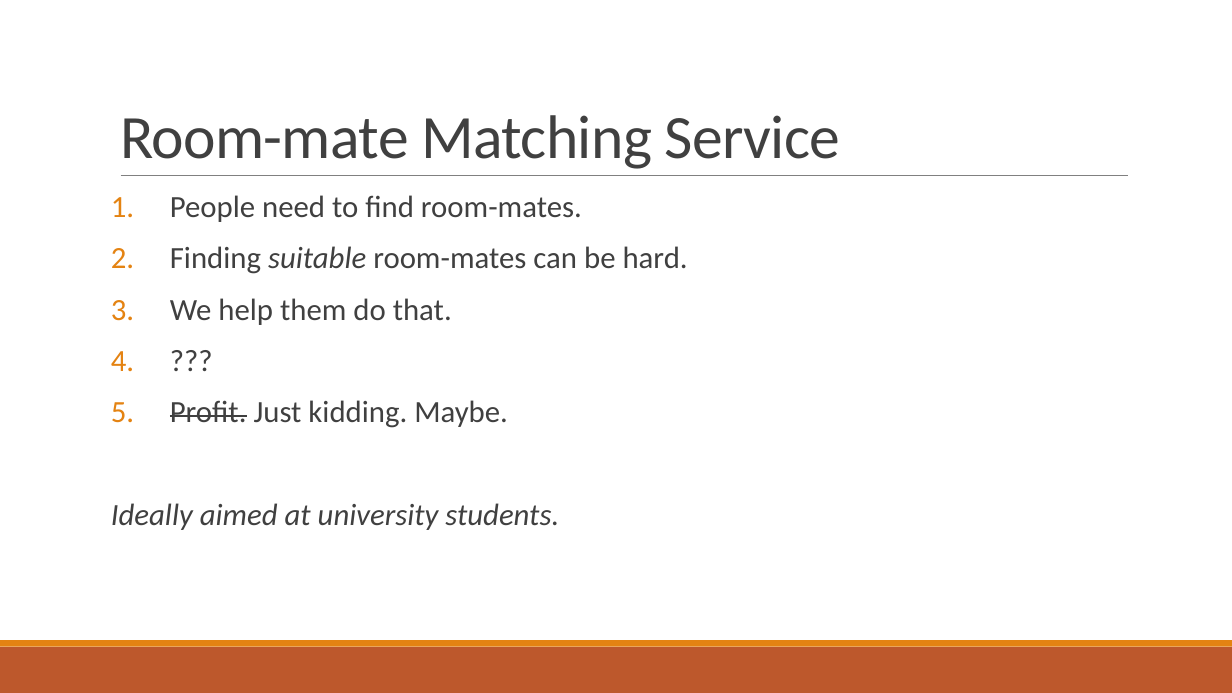
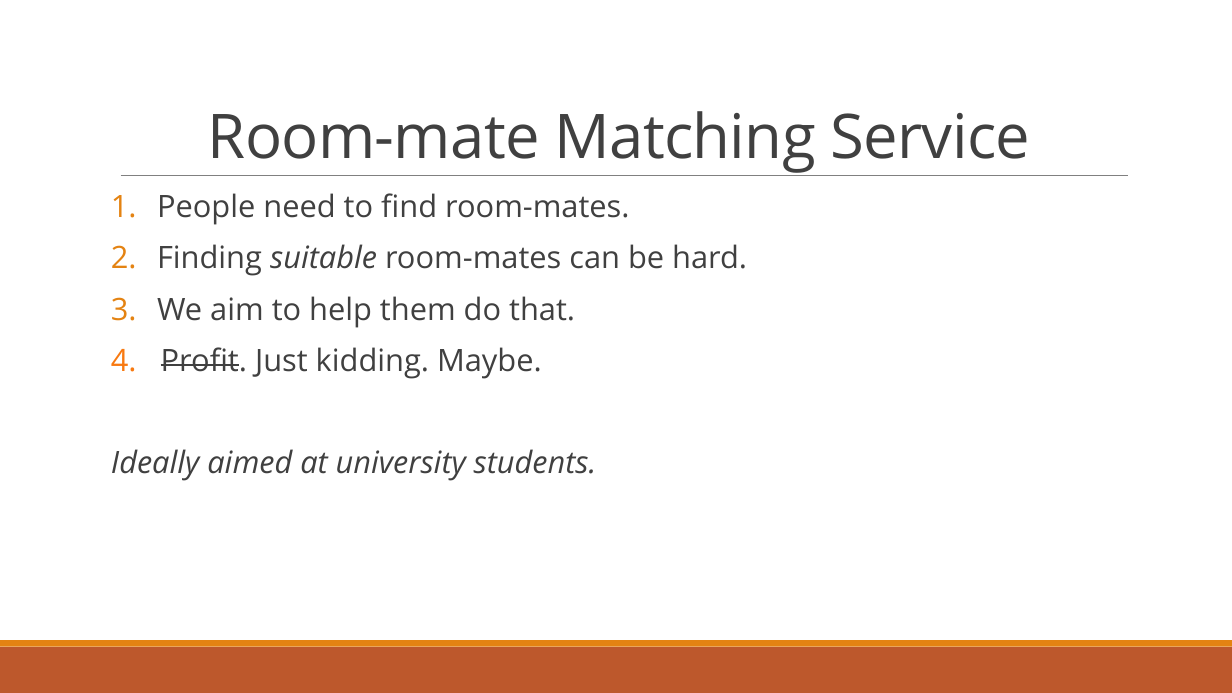
Before and after one commit to dragosthealex/roomies, a slide deck: slide 3 of res/presentation1/final_presentation.pptx (slide 2 before the commit). Drawn at 1232x693 pixels with LibreOffice and Linux fonts; fonts in the diff are those of the drawing. Boxes give left, top, right and bottom in pixels: in the first picture for what was removed or moved away, otherwise in the second. Text is boxed around its words. In the diff, an @@ line names an element or a change of style, - is before the commit and + after.

```diff
--- a/res/presentation1/final_presentation.pptx
+++ b/res/presentation1/final_presentation.pptx
@@ title "Room-mate Matching Service" at [208, 111, 1030, 173]: font Calibri to Open Sans; alignment left to centre @@
@@ text at [111, 193, 747, 481]: font Calibri to Open Sans in "People need to find room-mates.", "Finding suitable room-mates can be hard.", "Ideally aimed at university students."; indent changed @@
@@ text at [111, 296, 575, 379]: text changed; font Calibri to Open Sans @@
-3. We help them do that.
-4. ???
-5. Profit. Just kidding. Maybe.
+3. We aim to help them do that.
+4. Profit. Just kidding. Maybe.
```
Also in this commit, not shown: 10 other slides changed, 9 slides added, 18 slides removed, 1 other file.
